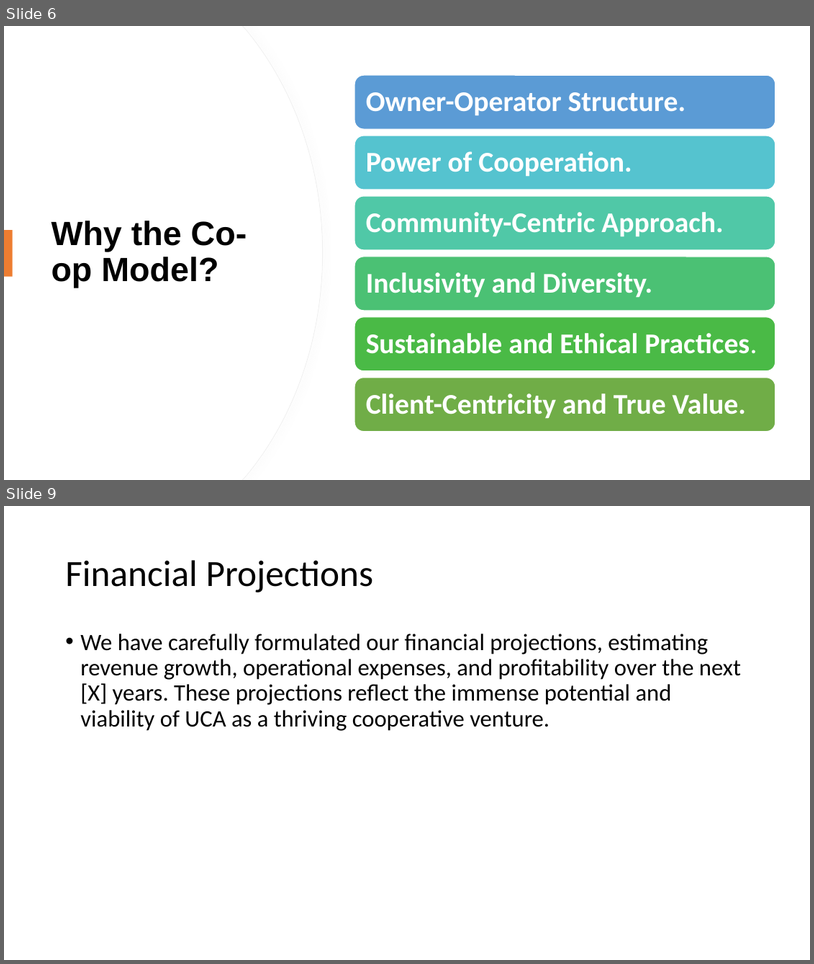
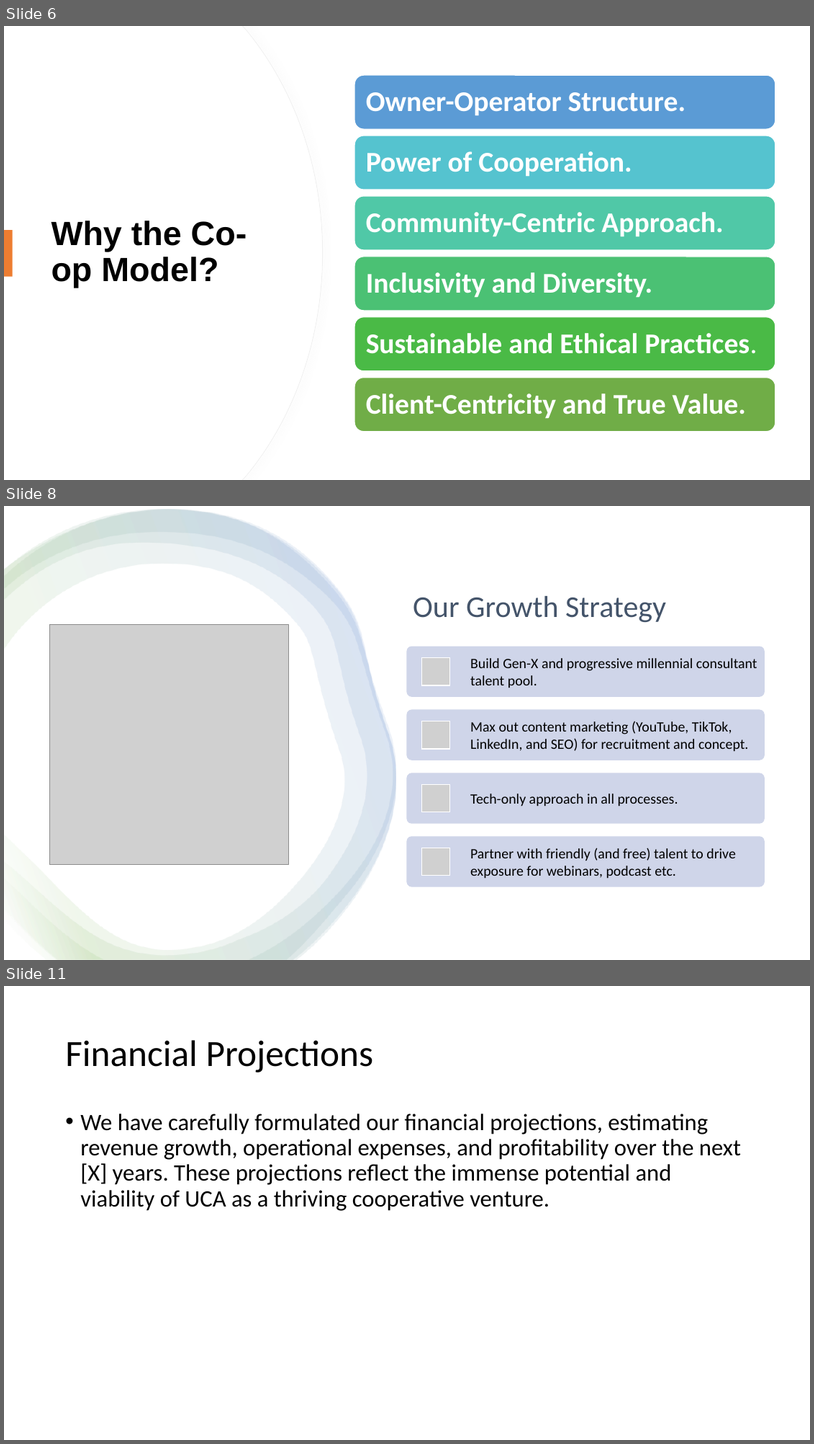
Before and after one commit to kipronorugut/UCA, a slide deck: Presentations/UCA-First-Draft.pptx. Shown one above the other, each under a label of ours: slides 6 and 9 before the commit, slides 6, 8 and 11 after it; the slides between them are not shown. The pictures are 814x964 and 814x1444 pixels, drawn with LibreOffice and Linux fonts; fonts in the diff are those of the drawing; grey boxes stand for pictures. Boxes give left, top, right and bottom in pixels: in the first picture for what was removed or moved away, otherwise in the second. Text is boxed around its words. In the diff, an @@ line names an element or a change of style, - is before the commit and + after.

```diff
--- a/Presentations/UCA-First-Draft.pptx
+++ b/Presentations/UCA-First-Draft.pptx
@@ slide 8 added at box(4, 506, 810, 960), background #FFFFFF @@
@@ rectangle added at box(4, 506, 810, 960), fill #FFFFFF @@
@@ freeform shape added at box(4, 510, 396, 960), fill gradient #FFFFFF to #70AD47 to #4472C4 @@
@@ freeform shape added at box(4, 510, 396, 960), fill gradient #FFFFFF to #70AD47 to #4472C4 @@
@@ freeform shape added at box(4, 510, 396, 960), fill gradient #FFFFFF to #70AD47 to #4472C4 @@
@@ title added at box(413, 596, 666, 622), 36 pt, text #44546A @@
+Our Growth Strategy
@@ picture added at box(49, 625, 289, 864) @@
@@ group added at box(407, 646, 765, 887): 4 rounded rectangles, 4 pictures, 4 texts @@
+Build Gen-X and progressive millennial consultant talent pool.
+Max out content marketing (YouTube, TikTok, LinkedIn, and SEO) for recruitment and concept.
+Tech-only approach in all processes.
+Partner with friendly (and free) talent to drive exposure for webinars, podcast etc.
@@ what was slide 9 is now slide 11 @@
```
Also in this commit, not shown: 3 slides changed, 3 other slides added, 2 slides removed.
